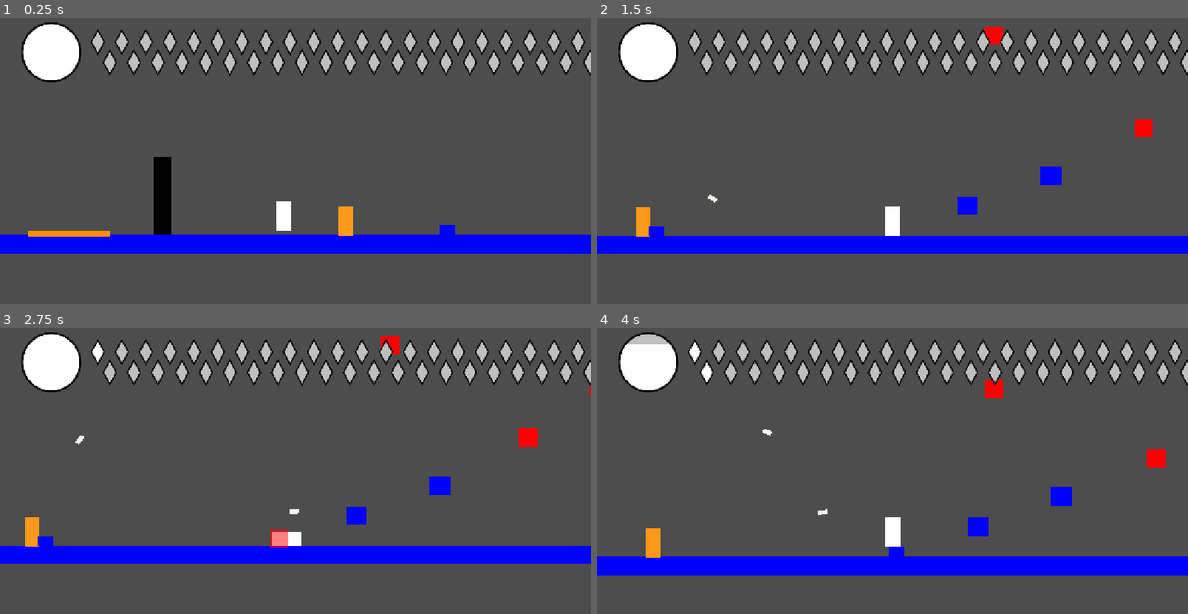
Above: before the commit, frames 1-4 (two rows, left to right).
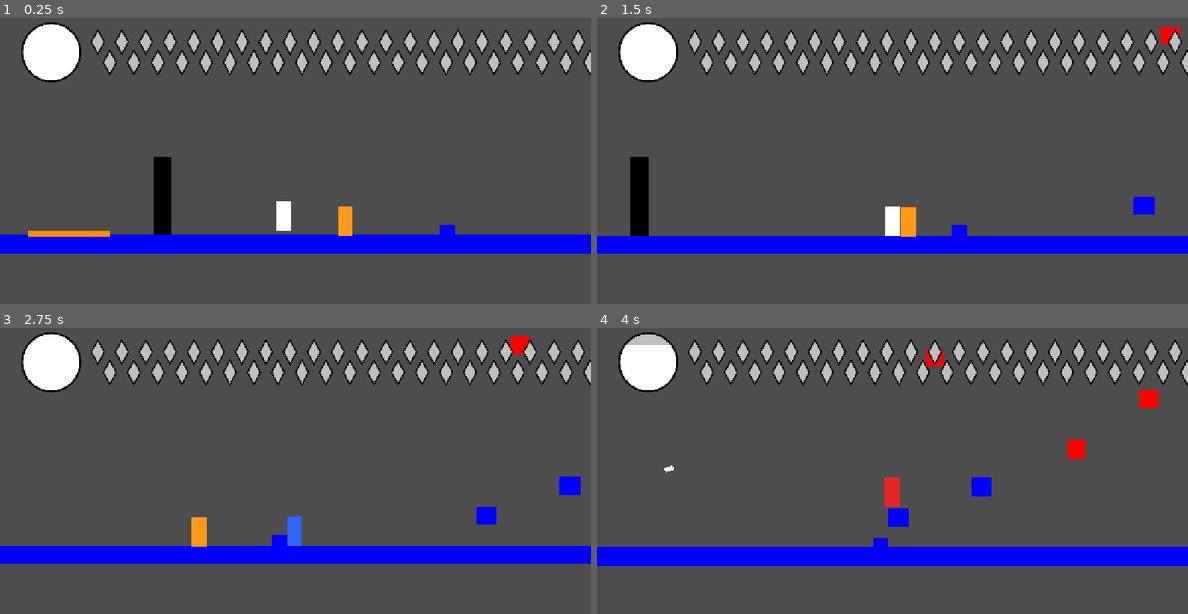
Above: after the commit, the same moments.

Repository: autonomouscrow/color-game
Game: Godot game, scene res://Scenes/Main.tscn
Same seed, same stepped clock (60 frames per second), same inputs: the game is played once before the commit and once after it.
Inputs:
- Up to frame 1 (0.25 s): no input
- Up to frame 2 (1.5 s): hold D (dash) 0.53-1.28 s; hold Right (move_right) from 0.53 s (still down); tap A (jump) at 0.77, 1.07 s; tap S (punch) at 0.8, 1.35 s
- Up to frame 3 (2.75 s): tap A (jump) at 1.52, 1.82 s; tap C (slide) at 1.55 s; release Right (move_right) at 2.03 s; hold Left (move_left) from 2.03 s (still down); hold C (slide) from 2.03 s (still down); tap E (color_blue, bound only after the commit) at 2.3 s
- Up to frame 4 (4 s): release Left (move_left) at 2.78 s; release C (slide) at 2.78 s; hold Right (move_right) from 2.78 s (still down); tap E (color_blue, bound only after the commit) at 2.85 s; tap A (jump) at 3.02, 3.32, 3.77 s; tap F (color_green, bound only after the commit) at 3.05, 3.6 s; tap W (color_red, bound only after the commit) at 3.8 s

The runs differ from the first frame. In frame 1, less than 0.1% of the frame differs, in the area x 59-60%, y 65-77%; in frame 2, 2.5%; in frame 3, 2.6%; in frame 4, 9.4%, in the area x 0-100%, y 4-87%.

Commit message:
mp costs, color zones, glide, etc.

Diff:
--- /dev/null
+++ b/Scenes/Prefabs/ColorZone.tscn
@@ -0,0 +1,6 @@
+[gd_scene load_steps=2 format=3]
+
+[ext_resource type="Script" path="res://Scripts/color_zone.gd" id="1_zone"]
+
+[node name="ColorZone" type="Area2D"]
+script = ExtResource("1_zone")
--- a/Scenes/Prefabs/slidy_boi.tscn
+++ b/Scenes/Prefabs/slidy_boi.tscn
@@ -48,4 +48,5 @@
 shape = SubResource("RectangleShape2D_t53hv")
 
 [connection signal="body_entered" from="DetectionArea" to="." method="_on_detection_area_body_entered"]
+[connection signal="body_exited" from="DetectionArea" to="." method="_on_detection_area_body_exited"]
 [connection signal="body_entered" from="Hitbox2" to="." method="_on_hitbox_2_body_entered"]
--- a/Scripts/Hue.gd
+++ b/Scripts/Hue.gd
@@ -1,4 +1,9 @@
 extends CharacterBody2D
+
+enum HueColor { WHITE, RED, BLUE, YELLOW, GREEN }
+
+## Input action for each color, in HueColor order
+const COLOR_ACTIONS := ["color_white", "color_red", "color_blue", "color_yellow", "color_green"]
 
 @export_group("Walk")
 @export var speed := 300.0
@@ -39,6 +44,15 @@
 @export var slide_jump_unsquish_time := 0.05
 ## Seconds for leftover slide speed above walking speed to ease off after jumping out of a slide
 @export var slide_jump_slowdown_time := 0.2
+
+@export_group("Glide")
+## Pressing A in mid-air (outside coyote time) starts a glide that lasts while A is held
+@export var glide_gravity := 150.0
+@export var glide_max_fall_speed := 300.0
+## Horizontal speed while gliding; any dash speed being carried is dropped when the glide starts
+@export var glide_speed := 300.0
+## Seconds from the start of one glide until A can start another
+@export var glide_cooldown := 0.5
 
 @export_group("Slam")
 ## Downward speed of the mid-air C slam
@@ -72,6 +86,18 @@
 ## How far the color rectangle can jump from the hitbox by the explosion, in multiples of Hue's size
 @export var crisis_shake_max_distance := 1.5
 
+@export_group("MP Costs")
+## MP spent to start each move; a move can't start without enough MP
+@export var dash_mp_cost := 1
+@export var slide_mp_cost := 1
+@export var slam_mp_cost := 1
+@export var dive_mp_cost := 1
+## MP spent to start a glide
+@export var glide_mp_cost := 1
+## MP spent every glide_mp_drain_interval seconds while gliding; the glide ends when there isn't enough
+@export var glide_mp_drain := 1
+@export var glide_mp_drain_interval := 2.0
+
 @export_group("Punch Attack")
 @export var punch_scene: PackedScene = preload("res://Scenes/Prefabs/PunchAttack.tscn")
 ## Full size of the punch hitbox
@@ -123,6 +149,24 @@
 @export var dash_hitbox_margin := 5.0
 ## Damage to each enemy in the dash's path, once per enemy per dash
 @export var dash_damage := 20.0
+
+@export_group("Colors")
+## Hue's current color; Q/W/E/R/F swap to white/red/blue/yellow/green, except during a dash, slide, slam or dive
+@export var current_color := HueColor.WHITE:
+	set(value):
+		current_color = value
+		_apply_color()
+@export var white_color := Color(1, 1, 1)
+@export var red_color := Color(0.9, 0.15, 0.15)
+@export var blue_color := Color(0.2, 0.4, 1.0)
+@export var yellow_color := Color(1.0, 0.85, 0.1)
+@export var green_color := Color(0.2, 0.8, 0.25)
+## Seconds a color press is remembered while swapping is blocked; matches jump_buffer_time for now
+@export var color_buffer_time := 0.1
+
+@export_group("Color Zones")
+## Hue's opacity while hidden from enemies in a color zone that matches its color
+@export var hidden_alpha := 0.5
 
 @export_group("Display")
 ## Color the true hitbox is drawn in, underneath the white color rectangle
@@ -142,14 +186,17 @@
 		mp = mini(mp, max_mp)
 @export var mp := 0:
 	set(value):
+		# Spending MP breaks color zone hiding until the zone's reveal_time has passed
+		if value < mp:
+			time_since_mp_spent = 0.0
 		mp = clampi(value, 0, max_mp)
 
 @export_group("Debug")
-## Q/W raise/lower health and E/R raise/lower MP while held, for testing the HUD
+## 1/2 raise/lower health and 3/4 raise/lower MP while held, for testing the HUD
 @export var debug_stat_keys := true
-## Health per second gained or lost while Q or W is held
+## Health per second gained or lost while 1 or 2 is held
 @export var debug_health_rate := 50.0
-## Seconds between each MP point gained or lost while E or R is held
+## Seconds between each MP point gained or lost while 3 or 4 is held
 @export var debug_mp_interval := 0.3
 @export_group("")
 
@@ -161,7 +208,7 @@
 var dash_timer := 0.0
 var dash_cooldown_timer := 0.0
 var dash_hitbox: Node2D
-## Enemies Hue stopped colliding with for the current dash, so they can be restored when it ends
+## Enemies Hue stopped colliding with for the current dash or straight-down slam, so they can be restored when it ends
 var dash_passed_enemies: Array[PhysicsBody2D] = []
 ## True while D is still held after a dash ends: Hue runs at dash_run_speed, with gravity and collisions back as usual
 var dash_carrying := false
@@ -188,10 +235,18 @@
 var squat_amount := 0.0
 var squish := 0.0
 var coyote_timer := 0.0
+## True while A is held after a mid-air press; ends on release, landing, dash, slam, dive, punch or uppercut
+var gliding := false
+var glide_cooldown_timer := 0.0
+## Seconds of gliding left until the next glide_mp_drain is spent
+var glide_drain_timer := 0.0
 var jump_buffer_timer := 0.0
 var hitbox_shape: RectangleShape2D
 var stand_size: Vector2
 var debug_mp_timer := 0.0
+## Color pressed while swapping was blocked, applied once it's allowed if color_buffer_timer hasn't run out
+var buffered_color := HueColor.WHITE
+var color_buffer_timer := 0.0
 var in_crisis := false
 ## Z has to be released and pressed again after a crisis ends
 var crisis_locked := false
@@ -216,24 +271,35 @@
 var dive_direction := 1.0
 
 var knockback: Vector2 = Vector2.ZERO
+## Color zones Hue is overlapping right now; untyped so their zone_color and reveal_time can be read
+var color_zones := []
+## Seconds since Hue last spent MP; starts high so a zone hides Hue right away
+var time_since_mp_spent := INF
 
 func _ready() -> void:
 	# Own copy of the shape so resizing it doesn't affect other Hue instances
 	hitbox_shape = hitbox.shape.duplicate()
 	hitbox.shape = hitbox_shape
 	stand_size = hitbox_shape.size
+	_apply_color()
 
 func _physics_process(delta: float) -> void:
 	if debug_stat_keys:
 		_debug_stats(delta)
 	queue_redraw()
+	time_since_mp_spent += delta
+	color_rect.modulate.a = hidden_alpha if is_hidden() else 1.0
 	if exploded:
-		# Raising health again (Q debug key) brings Hue back
+		# Raising health again (1 debug key) brings Hue back
 		if health > 0:
 			exploded = false
 			color_rect.visible = true
 			crisis_locked = Input.is_action_pressed("crisis")
 		return
+	_update_color_swap(delta)
+	# A straight-down slam passes through enemies until its hitbox goes away, once Hue is fully squished
+	if not dashing and not is_instance_valid(slam_hitbox) and not dash_passed_enemies.is_empty():
+		_restore_enemy_collisions()
 	var direction := signf(Input.get_axis("move_left", "move_right"))
 	if direction != 0:
 		facing = direction
@@ -245,6 +311,7 @@
 			_punch()
 	var dash_held := Input.is_action_pressed("dash")
 	dash_cooldown_timer -= delta
+	glide_cooldown_timer -= delta
 
 	var crisis_held := Input.is_action_pressed("crisis")
 	if not crisis_held:
@@ -272,7 +339,7 @@
 		crisis_shrink = move_toward(crisis_shrink, 0, delta / crisis_shrink_time)
 		_apply_squish()
 
-	if Input.is_action_just_pressed("dash") and not dashing and dash_cooldown_timer <= 0:
+	if Input.is_action_just_pressed("dash") and not dashing and dash_cooldown_timer <= 0 and mp >= dash_mp_cost:
 		_start_dash(direction)
 	if dashing:
 		_dash(direction, delta)
@@ -280,6 +347,7 @@
 
 	if is_on_floor():
 		coyote_timer = coyote_time
+		gliding = false
 		# A slam that hits the ground turns straight into a slide, keeping its horizontal speed
 		if slamming:
 			slamming = false
@@ -295,6 +363,8 @@
 		coyote_timer -= delta
 		if slamming:
 			velocity.y = slam_speed
+		elif gliding:
+			velocity.y = minf(velocity.y + glide_gravity * delta, glide_max_fall_speed)
 		else:
 			velocity.y = minf(velocity.y + gravity * delta, max_fall_speed)
 
@@ -321,26 +391,51 @@
 			velocity.y = -jump_velocity
 			jump_buffer_timer = 0
 			coyote_timer = 0
+		# A mid-air press that didn't jump starts a glide: falling stops and any carried dash speed is dropped
+		elif Input.is_action_just_pressed("jump") and not is_on_floor() and not slamming and not sliding and glide_cooldown_timer <= 0 and mp >= glide_mp_cost:
+			gliding = true
+			mp -= glide_mp_cost
+			glide_drain_timer = glide_mp_drain_interval
+			glide_cooldown_timer = glide_cooldown
+			velocity.y = 0
+			dash_carrying = false
+			speed_easing = false
+		# Letting go of A falls as normal
+		if gliding and not Input.is_action_pressed("jump"):
+			gliding = false
+		# Gliding keeps costing MP, and ends when Hue can't pay
+		if gliding:
+			glide_drain_timer -= delta
+			if glide_drain_timer <= 0:
+				if mp >= glide_mp_drain:
+					mp -= glide_mp_drain
+					glide_drain_timer += glide_mp_drain_interval
+				else:
+					gliding = false
 		# Letting go of A while still rising cuts the jump short
 		if Input.is_action_just_released("jump") and velocity.y < 0:
 			velocity.y *= jump_release_cut
 
 		if Input.is_action_just_pressed("slide") and not sliding:
 			if is_on_floor():
-				if absf(velocity.x) >= speed:
+				if absf(velocity.x) >= speed and mp >= slide_mp_cost:
+					mp -= slide_mp_cost
 					slide_direction = signf(velocity.x)
 					# Slides start at least at slide_min_speed; faster slides keep their speed
 					if absf(velocity.x) < slide_min_speed:
 						velocity.x = slide_direction * slide_min_speed
 					_start_slide(slide_squish_time)
-			elif not slamming:
+			elif not slamming and mp >= (slam_mp_cost if velocity.x == 0 else dive_mp_cost):
+				mp -= slam_mp_cost if velocity.x == 0 else dive_mp_cost
 				slamming = true
+				gliding = false
 				velocity.y = slam_speed
 				# Straight down is a slam; with sideways speed it's a dive
 				if velocity.x == 0:
 					slam_hitbox = slam_hitbox_scene.instantiate()
 					slam_hitbox.damage = slam_damage
 					add_child(slam_hitbox)
+					_pass_through_enemies()
 				else:
 					dive_direction = signf(velocity.x)
 					dive_hitbox = dive_hitbox_scene.instantiate()
@@ -363,7 +458,9 @@
 		if dash_carrying and not dash_held:
 			dash_carrying = false
 			_ease_from_dash(direction)
-		if dash_carrying:
+		if gliding:
+			velocity.x = direction * glide_speed
+		elif dash_carrying:
 			velocity.x = dash_direction * dash_run_speed
 		elif speed_easing:
 			# Extra speed eases down to walking speed, or to a stop if no arrows are held
@@ -377,6 +474,8 @@
 
 func _punch() -> void:
 	punch_cooldown_timer = punch_cooldown
+	# Attacking ends a glide; A has to be pressed again to glide again
+	gliding = false
 	# Only one punch at a time: a new punch replaces one that's still out
 	if is_instance_valid(current_punch):
 		current_punch.queue_free()
@@ -393,6 +492,7 @@
 func _uppercut() -> void:
 	# Shares the punch's cooldown, and replaces a punch or uppercut that's still out
 	punch_cooldown_timer = punch_cooldown
+	gliding = false
 	if is_instance_valid(current_punch):
 		current_punch.queue_free()
 	var uppercut := uppercut_scene.instantiate()
@@ -432,6 +532,7 @@
 
 func _start_dash(direction: float) -> void:
 	dashing = true
+	mp -= dash_mp_cost
 	dash_timer = dash_time
 	dash_cooldown_timer = dash_cooldown
 	dash_direction = direction if direction != 0 else facing
@@ -439,18 +540,14 @@
 	# A dash cuts off a slide, squat or slam (their hitboxes go with them) and any knockback
 	sliding = false
 	slamming = false
+	gliding = false
 	squatting = false
 	squat_amount = 0.0
 	speed_easing = false
 	dash_carrying = false
 	knockback = Vector2.ZERO
 	jump_buffer_timer = 0
-	# Pass through enemies both ways: Hue doesn't bump into them, and they don't bump into Hue
-	for node in get_tree().get_nodes_in_group("enemy"):
-		if node is PhysicsBody2D:
-			add_collision_exception_with(node)
-			node.add_collision_exception_with(self)
-			dash_passed_enemies.append(node)
+	_pass_through_enemies()
 	_remove_hitbox(dash_hitbox)
 	dash_hitbox = dash_hitbox_scene.instantiate()
 	dash_hitbox.damage = dash_damage
@@ -479,6 +576,17 @@
 	else:
 		_ease_from_dash(direction)
 	_remove_hitbox(dash_hitbox)
+	_restore_enemy_collisions()
+
+## Pass through enemies both ways: Hue doesn't bump into them, and they don't bump into Hue
+func _pass_through_enemies() -> void:
+	for node in get_tree().get_nodes_in_group("enemy"):
+		if node is PhysicsBody2D and node not in dash_passed_enemies:
+			add_collision_exception_with(node)
+			node.add_collision_exception_with(self)
+			dash_passed_enemies.append(node)
+
+func _restore_enemy_collisions() -> void:
 	for node in dash_passed_enemies:
 		if is_instance_valid(node):
 			remove_collision_exception_with(node)
@@ -630,28 +738,70 @@
 	# Hue simply vanishes; _draw stops drawing the hitbox too
 	color_rect.visible = false
 
+## Q/W/E/R/F presses are buffered for color_buffer_time, so a press during a dash, slide, slam or dive swaps right after it
+func _update_color_swap(delta: float) -> void:
+	for i in COLOR_ACTIONS.size():
+		if Input.is_action_just_pressed(COLOR_ACTIONS[i]):
+			buffered_color = i as HueColor
+			color_buffer_timer = color_buffer_time
+	if color_buffer_timer <= 0:
+		return
+	color_buffer_timer -= delta
+	# Slamming covers both the straight-down slam and the dive
+	if not dashing and not sliding and not slamming:
+		current_color = buffered_color
+		color_buffer_timer = 0.0
+
+func _apply_color() -> void:
+	if color_rect == null:
+		return
+	color_rect.color = [white_color, red_color, blue_color, yellow_color, green_color][current_color]
+
 func _debug_stats(delta: float) -> void:
-	var health_direction := float(Input.is_physical_key_pressed(KEY_Q)) - float(Input.is_physical_key_pressed(KEY_W))
+	var health_direction := float(Input.is_physical_key_pressed(KEY_1)) - float(Input.is_physical_key_pressed(KEY_2))
 	health += health_direction * debug_health_rate * delta
-	var mp_direction := int(Input.is_physical_key_pressed(KEY_E)) - int(Input.is_physical_key_pressed(KEY_R))
+	var mp_direction := int(Input.is_physical_key_pressed(KEY_3)) - int(Input.is_physical_key_pressed(KEY_4))
 	if mp_direction == 0:
 		debug_mp_timer = 0.0
 		return
 	# Change by one point right away on press, then once every debug_mp_interval while held
 	debug_mp_timer -= delta
 	if debug_mp_timer <= 0.0:
+		# Lowering MP with the debug key doesn't count as spending it
+		var spent_time := time_since_mp_spent
 		mp += mp_direction
+		time_since_mp_spent = spent_time
 		debug_mp_timer = debug_mp_interval
 
+## I-frames: dashing, and a straight-down slam until Hue is fully squished, ignore knockback and damage (both also pass through enemies)
+func _invincible() -> bool:
+	return dashing or is_instance_valid(slam_hitbox)
+
 func SetKnockback(force: Vector2) -> void:
-	# I-frames: dashing ignores knockback and damage
-	if dashing:
+	if _invincible():
 		return
 	dash_carrying = false
 	speed_easing = false
+	gliding = false
 	knockback = force
 
 func GetDamaged(damage: int) -> void:
-	if dashing:
+	if _invincible():
 		return
 	health -= damage
+
+func enter_color_zone(zone: Area2D) -> void:
+	if zone not in color_zones:
+		color_zones.append(zone)
+
+func exit_color_zone(zone: Area2D) -> void:
+	color_zones.erase(zone)
+
+## True while Hue overlaps a color zone of its own color and hasn't spent MP within that zone's reveal_time; enemies ignore Hue then
+func is_hidden() -> bool:
+	if exploded:
+		return false
+	for zone in color_zones:
+		if is_instance_valid(zone) and zone.zone_color == current_color and time_since_mp_spent >= zone.reveal_time:
+			return true
+	return false
--- /dev/null
+++ b/Scripts/color_zone.gd
@@ -0,0 +1,55 @@
+@tool
+extends Area2D
+
+## Same order as Hue's HueColor enum, so the two can be compared directly
+enum ZoneColor { WHITE, RED, BLUE, YELLOW, GREEN }
+
+## Display colors for each ZoneColor; they match Hue's default colors
+const FILL_COLORS := [Color(1, 1, 1), Color(0.9, 0.15, 0.15), Color(0.2, 0.4, 1.0), Color(1.0, 0.85, 0.1), Color(0.2, 0.8, 0.25)]
+
+## While Hue overlaps this zone in the same color, enemies act as if Hue isn't there
+@export var zone_color := ZoneColor.WHITE:
+	set(value):
+		zone_color = value
+		queue_redraw()
+## Full size of the rectangle, centered on the zone's position
+@export var size := Vector2(256, 128):
+	set(value):
+		size = Vector2(maxf(value.x, 1.0), maxf(value.y, 1.0))
+		if shape:
+			shape.size = size
+		queue_redraw()
+## Seconds after Hue spends any MP before this zone hides Hue again
+@export var reveal_time := 3.0
+## Opacity of the rectangle's fill; the outline is always fully opaque
+@export var fill_alpha := 0.25
+
+var shape: RectangleShape2D
+
+func _ready() -> void:
+	queue_redraw()
+	if Engine.is_editor_hint():
+		return
+	# Built at runtime so every zone has its own shape and the editor never saves a copy of it
+	shape = RectangleShape2D.new()
+	shape.size = size
+	var collision := CollisionShape2D.new()
+	collision.shape = shape
+	add_child(collision)
+	monitorable = false
+	body_entered.connect(_on_body_entered)
+	body_exited.connect(_on_body_exited)
+
+func _draw() -> void:
+	var rect := Rect2(-size / 2, size)
+	var color: Color = FILL_COLORS[zone_color]
+	draw_rect(rect, Color(color, fill_alpha))
+	draw_rect(rect, color, false, 2.0)
+
+func _on_body_entered(body: Node2D) -> void:
+	if body.has_method("enter_color_zone"):
+		body.enter_color_zone(self)
+
+func _on_body_exited(body: Node2D) -> void:
+	if body.has_method("exit_color_zone"):
+		body.exit_color_zone(self)
--- a/Scripts/craw.gd
+++ b/Scripts/craw.gd
@@ -6,7 +6,10 @@
 @export var total_health = 25
 @export var damage = 15
 
+## The player in DetectionArea that the craw can see; null while they're hidden in a color zone
 var player: Node2D = null
+## The player in DetectionArea, seen or not
+var detected_player: Node2D = null
 var home_position: Vector2 = Vector2.ZERO
 var last_home_position: Vector2 = Vector2.ZERO
 var hover_timer: float = 0.0
@@ -28,6 +31,11 @@
 	swoop_timer.timeout.connect(_on_swoop_timer_timeout)
 
 func _physics_process(delta: float) -> void:
+	var seen_player: Node2D = detected_player if can_see(detected_player) else null
+	if seen_player != player:
+		player = seen_player
+		if not player:
+			swoop_timer.stop()
 	match current_state:
 		State.HOVER:
 			hover_timer += delta * 4.0
@@ -96,15 +104,13 @@
 		start_swoop()
 
 func _on_body_entered(body: Node2D) -> void:
+	# The swoop timer starts from _physics_process once the player can be seen
 	if body.is_in_group("Player"):
-		player = body
-		if swoop_timer.is_stopped() and current_state == State.HOVER:
-			start_timer()
+		detected_player = body
 
 func _on_body_exited(body: Node2D) -> void:
-	if body == player:
-		player = null
-		swoop_timer.stop()
+	if body == detected_player:
+		detected_player = null
 
 func _on_hitbox_2_body_entered(body: Node2D) -> void:
 	if current_state == State.SWOOP:
--- a/Scripts/enemy.gd
+++ b/Scripts/enemy.gd
@@ -20,3 +20,7 @@
 
 func die() -> void:
 	queue_free()
+
+## False for a missing player, or one hidden in a matching color zone; enemies act as if a hidden player isn't there
+func can_see(body: Node2D) -> bool:
+	return is_instance_valid(body) and not (body.has_method("is_hidden") and body.is_hidden())
--- a/Scripts/paper_airplane_thrower.gd
+++ b/Scripts/paper_airplane_thrower.gd
@@ -7,8 +7,8 @@
 
 @export_group("Idle")
 ## Total width of the side to side patrol while the player is out of DetectionArea
-@export var idle_patrol_width := 300.0
-@export var idle_speed := 100.0
+@export var idle_patrol_width := 30.0
+@export var idle_speed := 10.0
 
 @export_group("Move")
 @export var move_speed := 150.0
@@ -26,7 +26,10 @@
 @export var gravity := 1800.0
 @export var max_fall_speed := 1000.0
 
+## The player in DetectionArea that the thrower can see; null while they're hidden in a color zone
 var player: Node2D = null
+## The player in DetectionArea, seen or not
+var detected_player: Node2D = null
 var idle_center := Vector2.ZERO
 var idle_dir := 1.0
 # Throwing range is inside ThrowArea but outside TooCloseArea
@@ -40,6 +43,14 @@
 	throw_timer.wait_time = throw_cooldown
 
 func _physics_process(delta: float) -> void:
+	var seen_player: Node2D = detected_player if can_see(detected_player) else null
+	if seen_player != player:
+		player = seen_player
+		if player:
+			current_state = State.MOVE
+		else:
+			idle_center = global_position
+			current_state = State.IDLE
 	match current_state:
 		State.IDLE:
 			velocity.x = idle_dir * idle_speed
@@ -94,15 +105,13 @@
 	return center + Vector2.from_angle(randf() * TAU) * height * aim_spread * sqrt(randf())
 
 func _on_detection_body_entered(body: Node2D) -> void:
+	# Switching to MOVE happens in _physics_process once the player can be seen
 	if body.is_in_group("Player"):
-		player = body
-		current_state = State.MOVE
+		detected_player = body
 
 func _on_detection_body_exited(body: Node2D) -> void:
-	if body == player:
-		player = null
-		idle_center = global_position
-		current_state = State.IDLE
+	if body == detected_player:
+		detected_player = null
 
 func _on_throw_area_body_entered(body: Node2D) -> void:
 	if body.is_in_group("Player"):
--- a/Scripts/slidy_boi.gd
+++ b/Scripts/slidy_boi.gd
@@ -31,6 +31,8 @@
 	match current_state:
 		State.PATROL:
 			_process_patrol()
+			if can_see(player_target):
+				_start_windup()
 		State.WINDUP:
 			velocity.x = move_toward(velocity.x, 0, 800 * delta)
 		State.SLIDING:
@@ -78,16 +80,20 @@
 
 	await get_tree().create_timer(cooldown_time).timeout
 
-	if player_target and is_instance_valid(player_target):
+	if can_see(player_target):
 		_start_windup()
 	else:
 		current_state = State.PATROL
 
 
 func _on_detection_area_body_entered(body: Node2D) -> void:
-	if body.is_in_group("Player") and current_state == State.PATROL:
+	# The windup starts from _physics_process once the player can be seen
+	if body.is_in_group("Player"):
 		player_target = body
-		_start_windup()
+
+func _on_detection_area_body_exited(body: Node2D) -> void:
+	if body == player_target:
+		player_target = null
 
 
 func _on_hitbox_2_body_entered(body: Node2D) -> void:
--- a/project.godot
+++ b/project.godot
@@ -69,6 +69,31 @@
 "events": [Object(InputEventKey,"resource_local_to_scene":false,"resource_name":"","device":-1,"window_id":0,"alt_press …(190 unchanged characters)…
 ]
 }
+color_white={
+"deadzone": 0.2,
+"events": [Object(InputEventKey,"resource_local_to_scene":false,"resource_name":"","device":-1,"window_id":0,"alt_pressed":false,"shift_pressed":false,"ctrl_pressed":false,"meta_pressed":false,"pressed":false,"keycode":0,"physical_keycode":81,"key_label":0,"unicode":0,"location":0,"echo":false,"script":null)
+]
+}
+color_red={
+"deadzone": 0.2,
+"events": [Object(InputEventKey,"resource_local_to_scene":false,"resource_name":"","device":-1,"window_id":0,"alt_pressed":false,"shift_pressed":false,"ctrl_pressed":false,"meta_pressed":false,"pressed":false,"keycode":0,"physical_keycode":87,"key_label":0,"unicode":0,"location":0,"echo":false,"script":null)
+]
+}
+color_blue={
+"deadzone": 0.2,
+"events": [Object(InputEventKey,"resource_local_to_scene":false,"resource_name":"","device":-1,"window_id":0,"alt_pressed":false,"shift_pressed":false,"ctrl_pressed":false,"meta_pressed":false,"pressed":false,"keycode":0,"physical_keycode":69,"key_label":0,"unicode":0,"location":0,"echo":false,"script":null)
+]
+}
+color_yellow={
+"deadzone": 0.2,
+"events": [Object(InputEventKey,"resource_local_to_scene":false,"resource_name":"","device":-1,"window_id":0,"alt_pressed":false,"shift_pressed":false,"ctrl_pressed":false,"meta_pressed":false,"pressed":false,"keycode":0,"physical_keycode":82,"key_label":0,"unicode":0,"location":0,"echo":false,"script":null)
+]
+}
+color_green={
+"deadzone": 0.2,
+"events": [Object(InputEventKey,"resource_local_to_scene":false,"resource_name":"","device":-1,"window_id":0,"alt_pressed":false,"shift_pressed":false,"ctrl_pressed":false,"meta_pressed":false,"pressed":false,"keycode":0,"physical_keycode":70,"key_label":0,"unicode":0,"location":0,"echo":false,"script":null)
+]
+}
 
 [physics]
 
Not shown, added: Scripts/color_zone.gd.uid
